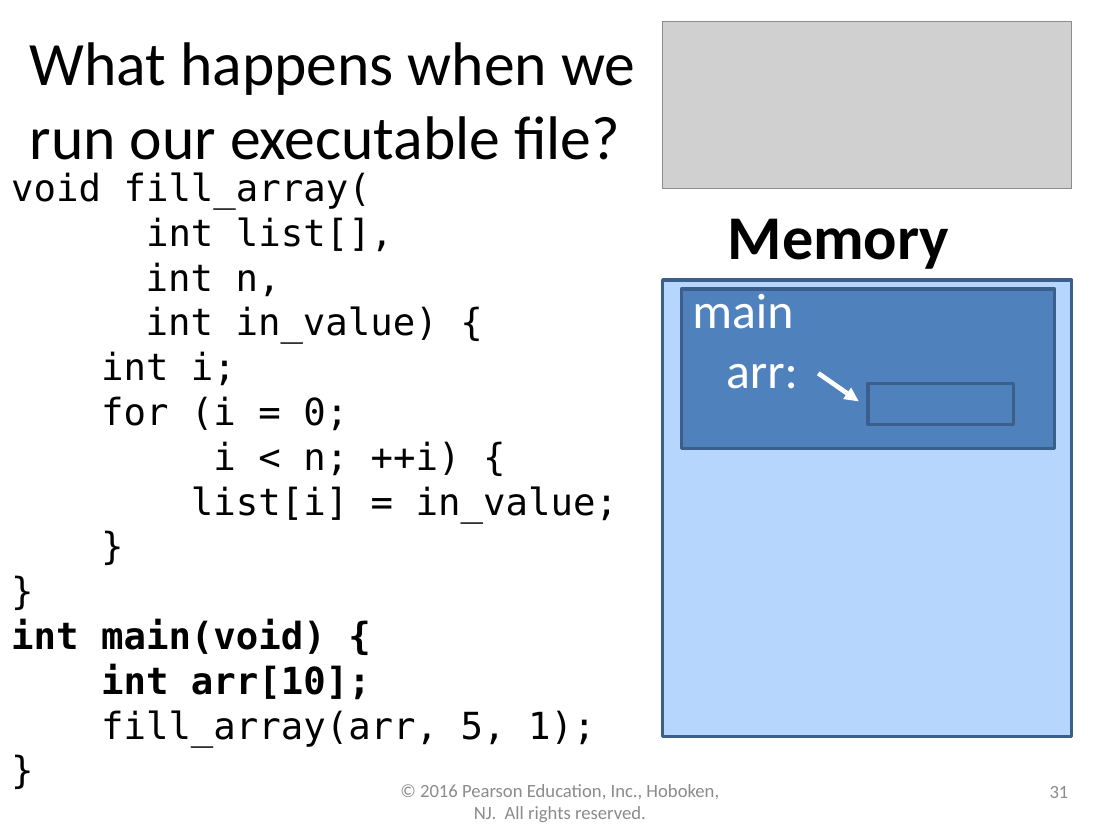
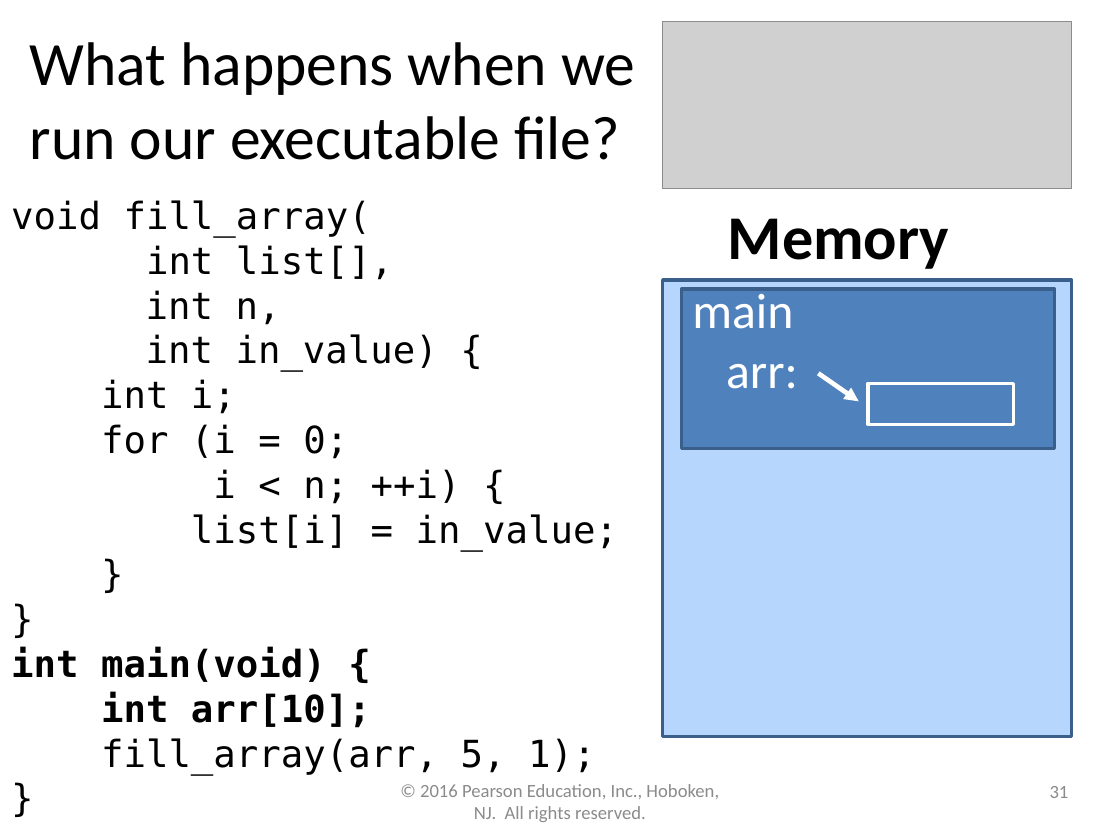
Before and after one commit to lgw2/lgw2.github.io, a slide deck: slide 31 of _teaching/csci112-fall-2023/lectures/ppts/Chapter7.pptx. Drawn at 1120x840 pixels with LibreOffice and Linux fonts; fonts in the diff are those of the drawing; grey boxes stand for pictures. Boxes give left, top, right and bottom in pixels: in the first picture for what was removed or moved away, otherwise in the second. Text is boxed around its words. In the diff, an @@ line names an element or a change of style, - is before the commit and + after.

```diff
--- a/_teaching/csci112-fall-2023/lectures/ppts/Chapter7.pptx
+++ b/_teaching/csci112-fall-2023/lectures/ppts/Chapter7.pptx
@@ text "void fill_array(" moved from (x1=11, y1=172, x2=618, y2=746) to (x1=11, y1=200, x2=618, y2=774) @@
@@ rectangle at (x1=868, y1=383, x2=1014, y2=424): fill #4F81BD to none; outline #3A5F8C 2 pt to #FFFFFF 2 pt @@
```
Also in this commit, not shown: 2 other slides changed, 3 other files.
